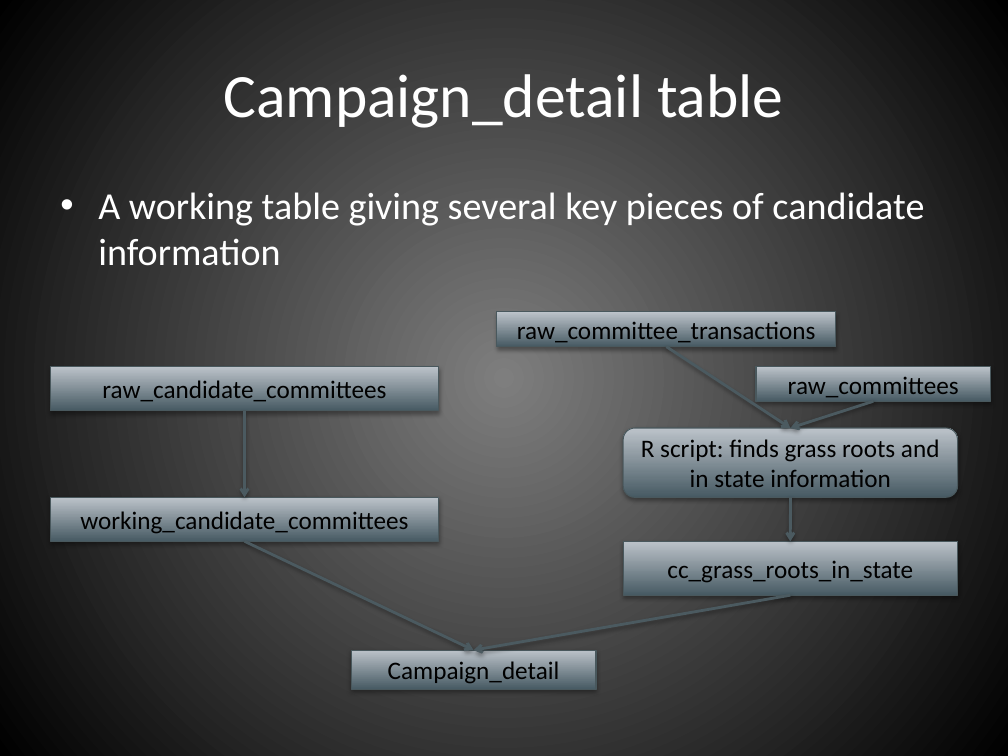
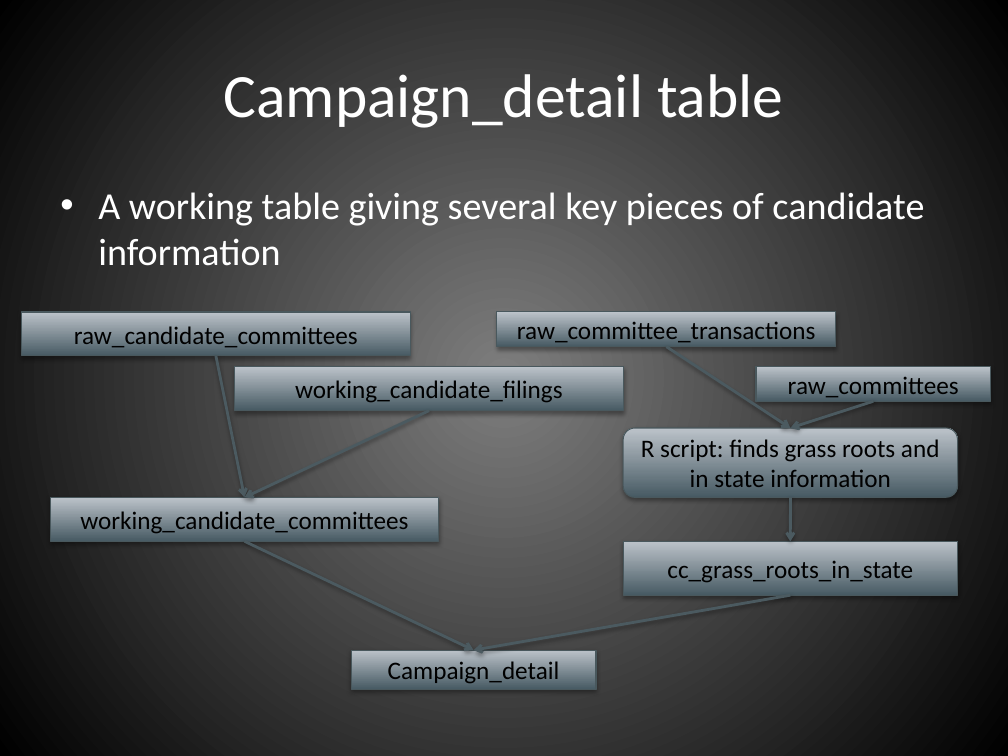
Before and after one commit to hackoregon/btc-backend, a slide deck: slide 9 of infrastructure.pptx (slide 8 before the commit). Drawn at 1008x756 pixels with LibreOffice and Linux fonts; fonts in the diff are those of the drawing. Boxes give left, top, right and bottom in pixels: in the first picture for what was removed or moved away, otherwise in the second. Text is boxed around its words. In the diff, an @@ line names an element or a change of style, - is before the commit and + after.

```diff
--- a/infrastructure.pptx
+++ b/infrastructure.pptx
@@ rectangle "raw_candidate_committees": place and size @@
-rectangle "raw_candidate_committees" at (50, 367, 438, 411)
+rectangle "raw_candidate_committees" at (22, 312, 410, 357)
@@ arrow moved from (245, 410) - (245, 497) to (216, 356) - (245, 497) @@
@@ rectangle added at (235, 367, 623, 411), fill gradient #485B63 to #BDC6CA, outline #49585E 0.75 pt, 18 pt, text #000000 @@
+working_candidate_filings
@@ arrow added from (429, 410) to (245, 497), #4B5A60 2 pt @@
```
Also in this commit, not shown: 2 other slides changed, 4 slides added, 29 other files.
